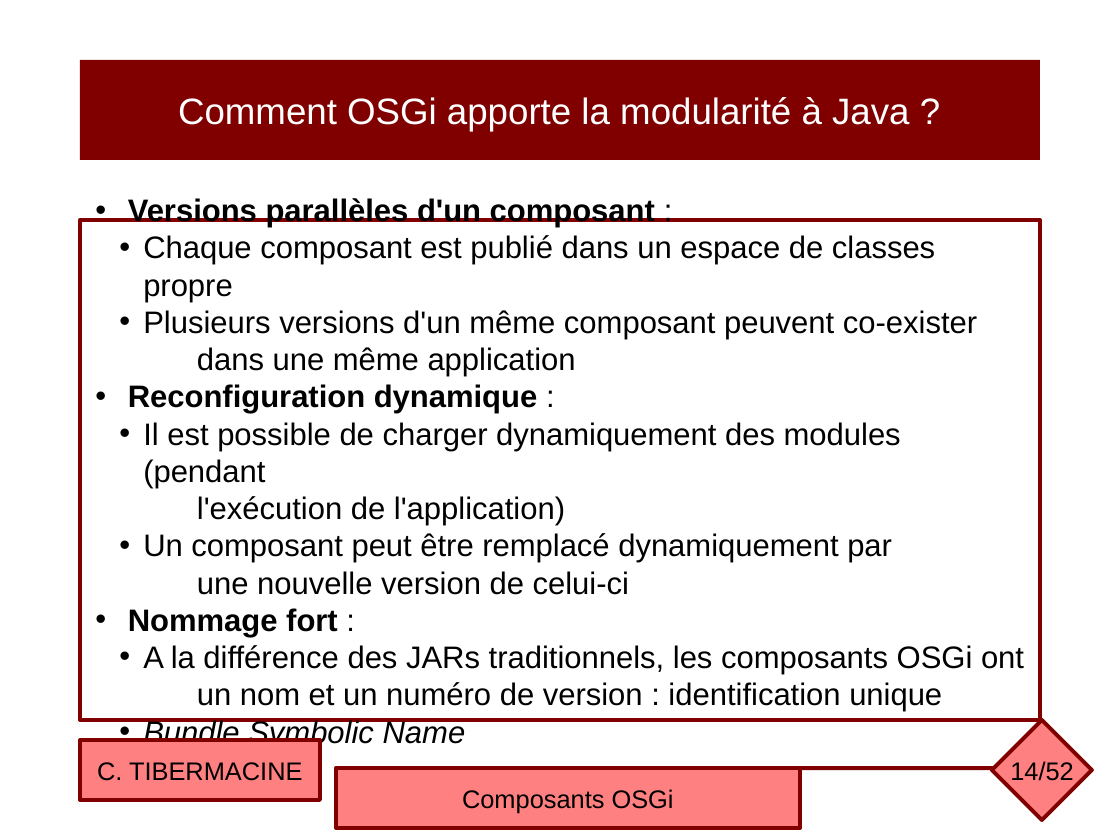
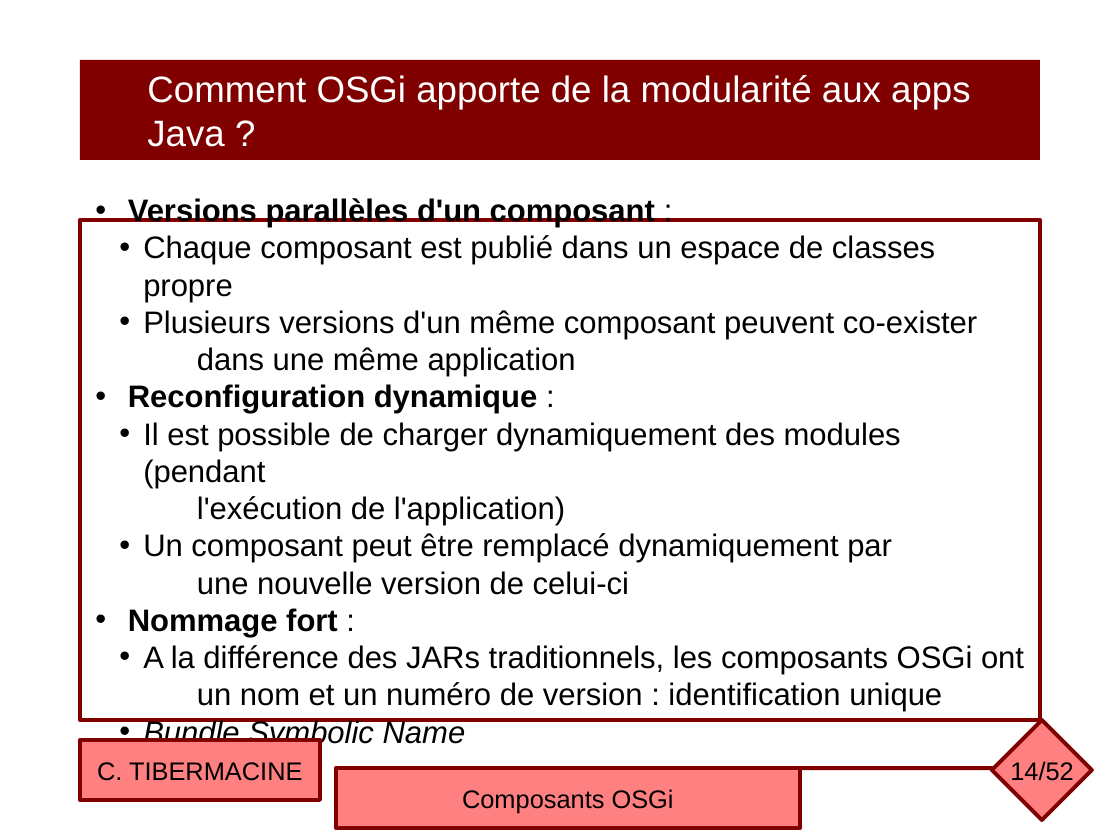
Before and after one commit to ctiber/composants, a slide deck: slide 14 of cours/cours3.odp. Drawn at 1120x840 pixels with LibreOffice and Linux fonts; fonts in the diff are those of the drawing. Boxes give left, top, right and bottom in pixels: in the first picture for what was removed or moved away, otherwise in the second. Text is boxed around its words. In the diff, an @@ line names an element or a change of style, - is before the commit and + after.

```diff
--- a/cours/cours3.odp
+++ b/cours/cours3.odp
@@ text in rectangle at box(147, 75, 971, 147): text changed @@
-Comment OSGi apporte la modularité à Java ?
+Comment OSGi apporte de la modularité aux apps Java ?
```
Also in this commit, not shown: 18 other slides changed, 2 other files.
